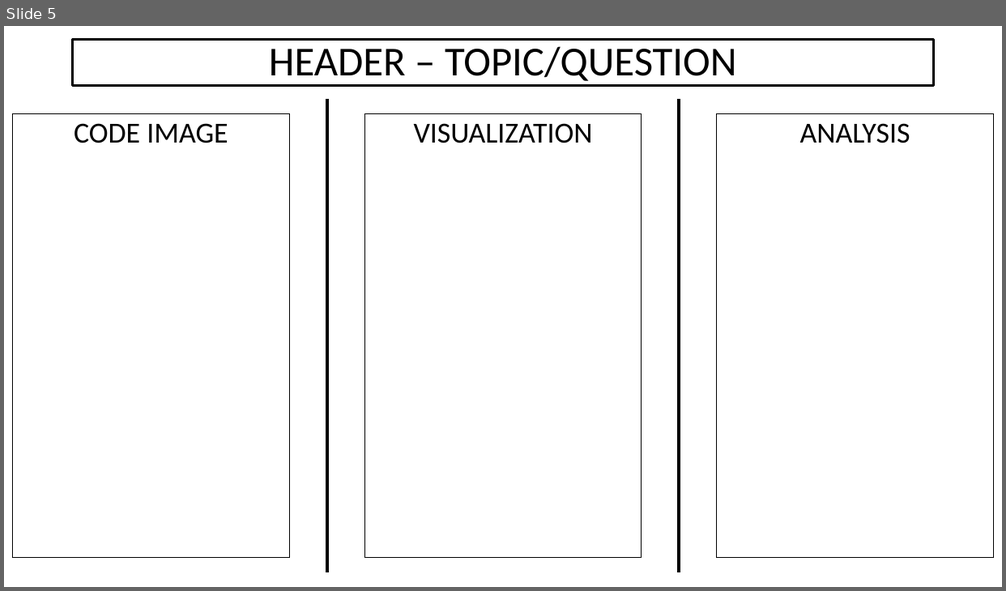
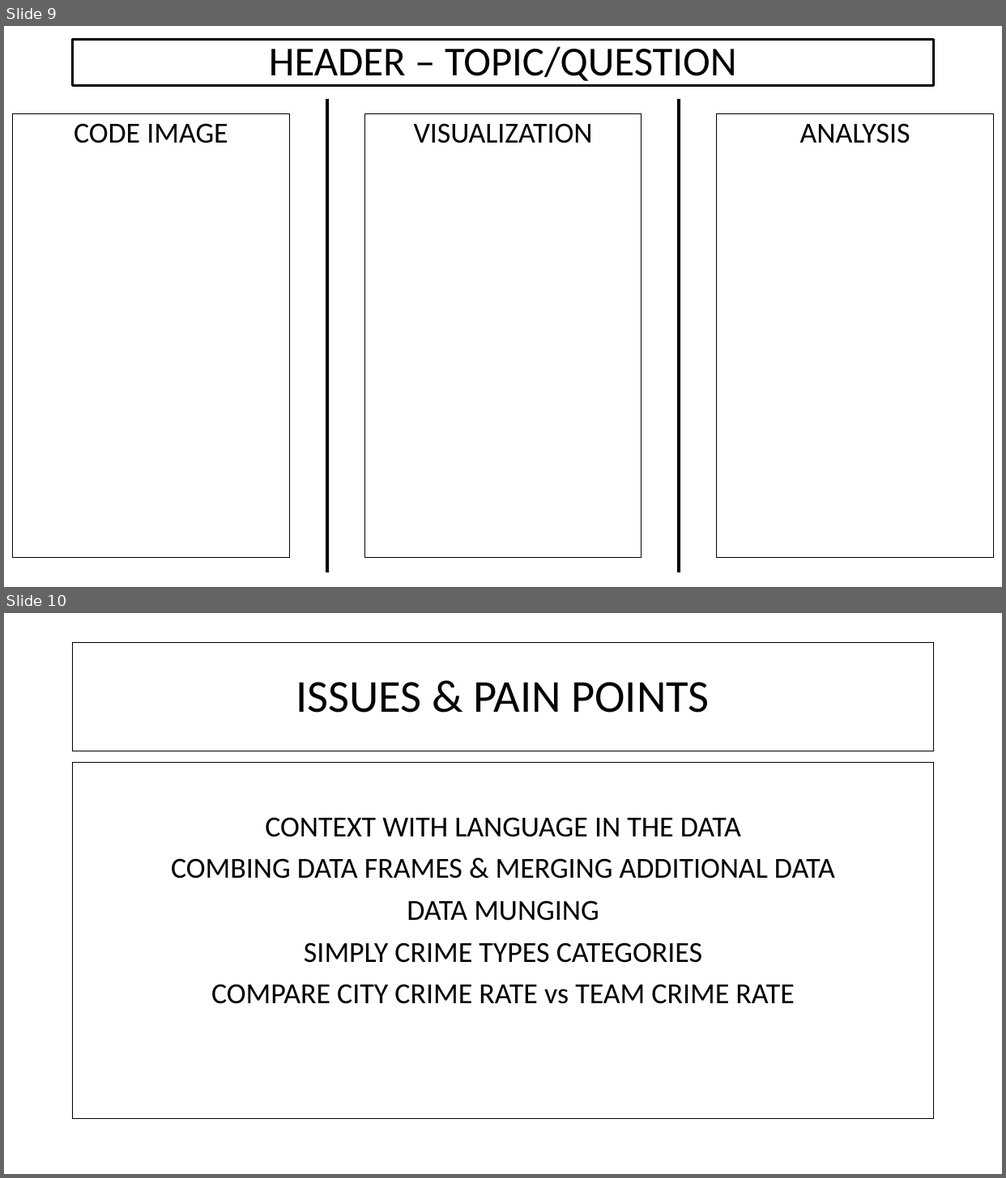
Before and after one commit to alecslaney/project2, a slide deck: CHADS_CODING/CRIME + NFL.pptx. Shown one above the other, each under a label of ours: slide 5 before the commit, slides 9 and 10 after it. The pictures are 1006x591 and 1006x1178 pixels, drawn with LibreOffice and Linux fonts; fonts in the diff are those of the drawing. Boxes give left, top, right and bottom in pixels: in the first picture for what was removed or moved away, otherwise in the second. Text is boxed around its words. In the diff, an @@ line names an element or a change of style, - is before the commit and + after.

```diff
--- a/CHADS_CODING/CRIME + NFL.pptx
+++ b/CHADS_CODING/CRIME + NFL.pptx
@@ slide 10 added at bbox=[4, 613, 1002, 1174], background #FFFFFF @@
@@ title added at bbox=[73, 643, 934, 752], outline #000000 0.75 pt, 44 pt, text #000000 @@
+ISSUES & PAIN POINTS
@@ text added at bbox=[73, 763, 934, 1119], outline #000000 0.75 pt, 28 pt, text #000000 @@
+CONTEXT WITH LANGUAGE IN THE DATA
+COMBING DATA FRAMES & MERGING ADDITIONAL DATA
+DATA MUNGING
+SIMPLY CRIME TYPES CATEGORIES
+COMPARE CITY CRIME RATE vs TEAM CRIME RATE
@@ what was slide 5 is now slide 9 @@
```
Also in this commit, not shown: 6 other slides added, 2 slides removed.
